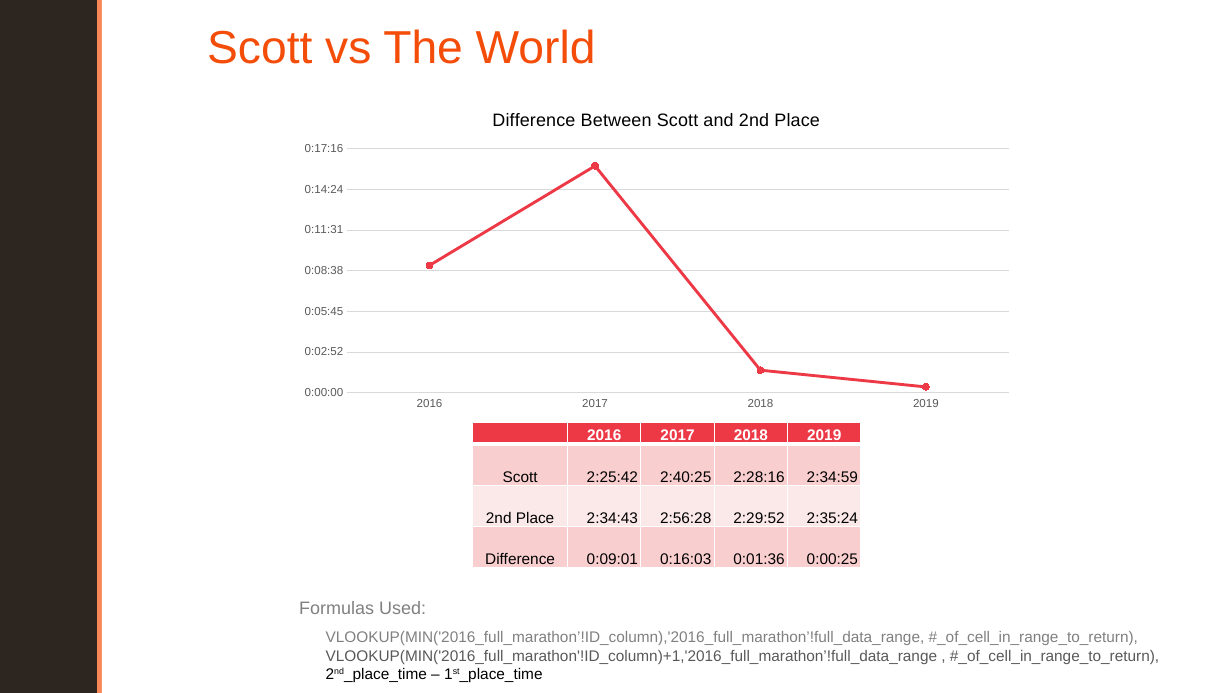
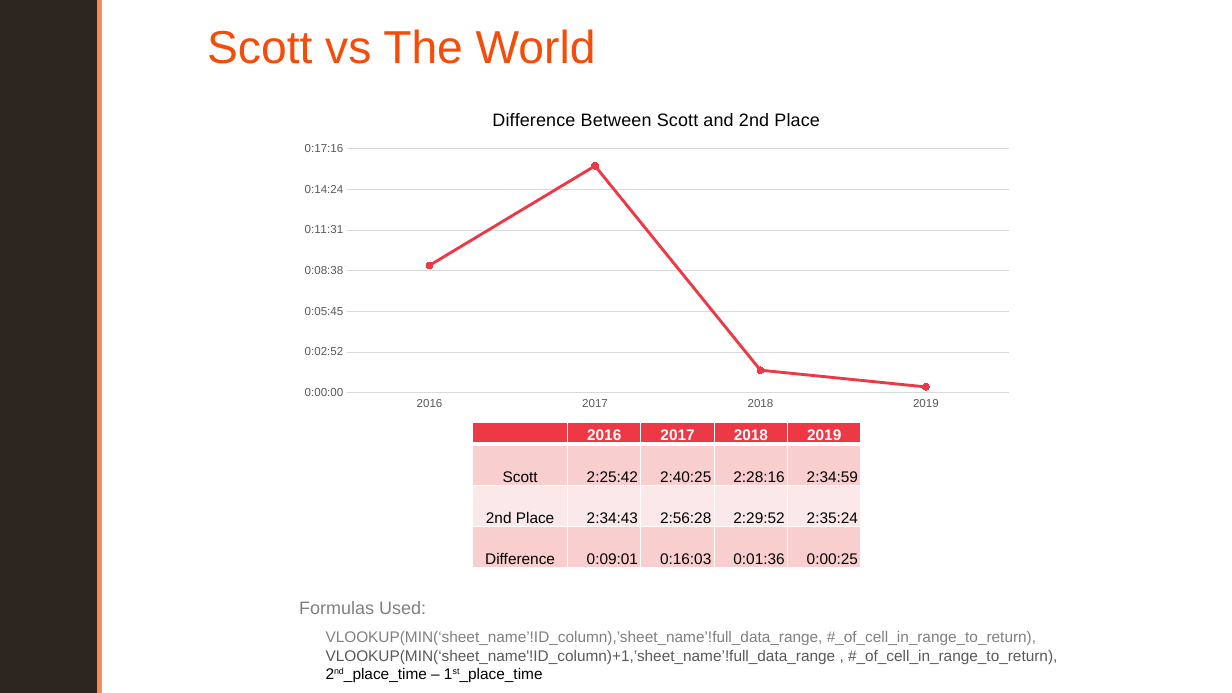
Before and after one commit to aaroncp/rock-and-roll-marathon-2, a slide deck: slide 5 of presentation.pptx. Drawn at 1232x693 pixels with LibreOffice and Linux fonts; fonts in the diff are those of the drawing; background and template pictures are left out. Boxes give left, top, right and bottom in pixels: in the first picture for what was removed or moved away, otherwise in the second. Text is boxed around its words. In the diff, an @@ line names an element or a change of style, - is before the commit and + after.

```diff
--- a/presentation.pptx
+++ b/presentation.pptx
@@ text at box(326, 631, 1057, 664): text changed @@
-VLOOKUP(MIN('2016_full_marathon’!ID_column),'2016_full_marathon’!full_data_range, #_of_cell_in_range_to_return),
-VLOOKUP(MIN('2016_full_marathon'!ID_column)+1,'2016_full_marathon’!full_data_range , #_of_cell_in_range_to_return),
+VLOOKUP(MIN(‘sheet_name’!ID_column),’sheet_name’!full_data_range, #_of_cell_in_range_to_return),
+VLOOKUP(MIN(‘sheet_name'!ID_column)+1,’sheet_name’!full_data_range , #_of_cell_in_range_to_return),
```
Also in this commit, not shown: 1 other slide changed.
